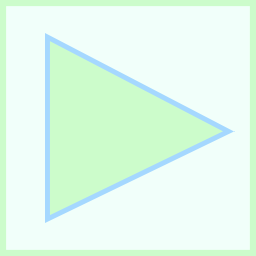
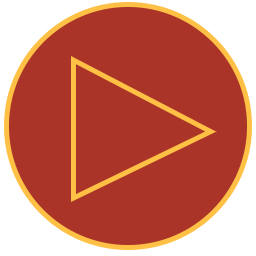
Revision of a layered 256 x 256 image; what changed, layer by layer:
painted on "Rectangle 2" over [45,33,235,223]
renamed "Rectangle 1" to "Ellipse 1", painted on it over [0,0,256,256]
